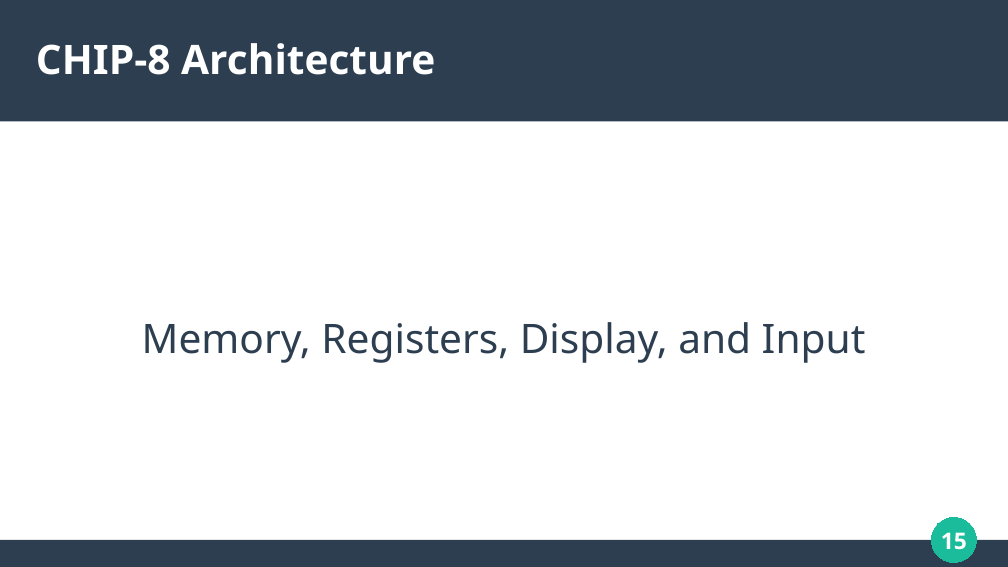
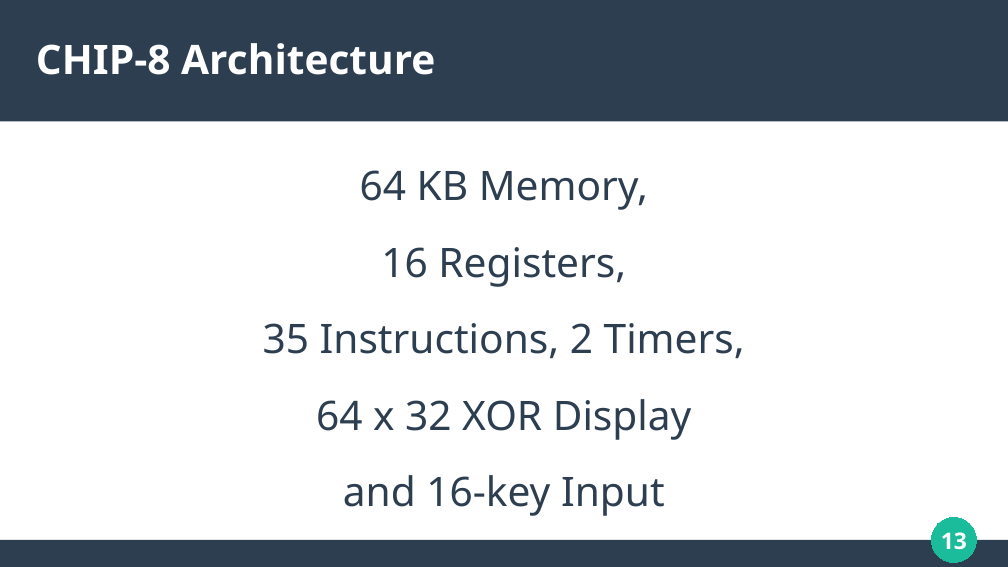
Before and after one commit to solomonarul/bachelors, a slide deck: slide 13 of presentation.odp (slide 15 before the commit). Drawn at 1008x567 pixels with LibreOffice and Linux fonts; fonts in the diff are those of the drawing. Boxes give left, top, right and bottom in pixels: in the first picture for what was removed or moved away, otherwise in the second. Text is boxed around its words. In the diff, an @@ line names an element or a change of style, - is before the commit and + after.

```diff
--- a/presentation.odp
+++ b/presentation.odp
@@ subtitle at [263,170,745,516]: text changed @@
-Memory, Registers, Display, and Input
+64 KB Memory,
+16 Registers,
+35 Instructions, 2 Timers,
+64 x 32 XOR Display
+and 16-key Input
@@ page number at [941,532,967,550]: text changed @@
-15
+13
```
Also in this commit, not shown: 17 other slides changed, 2 slides added, 3 slides removed, 1 other file.
